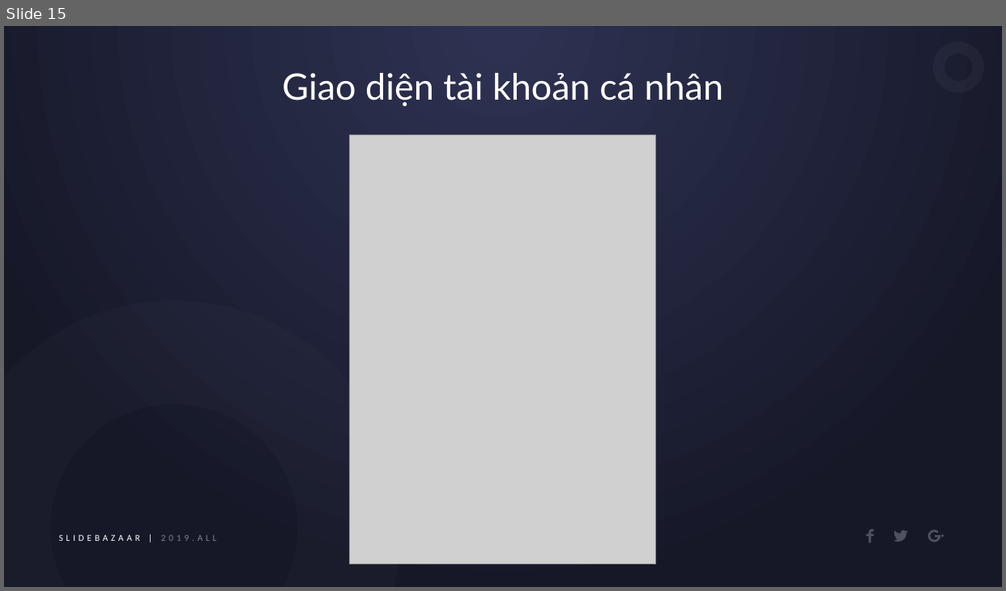
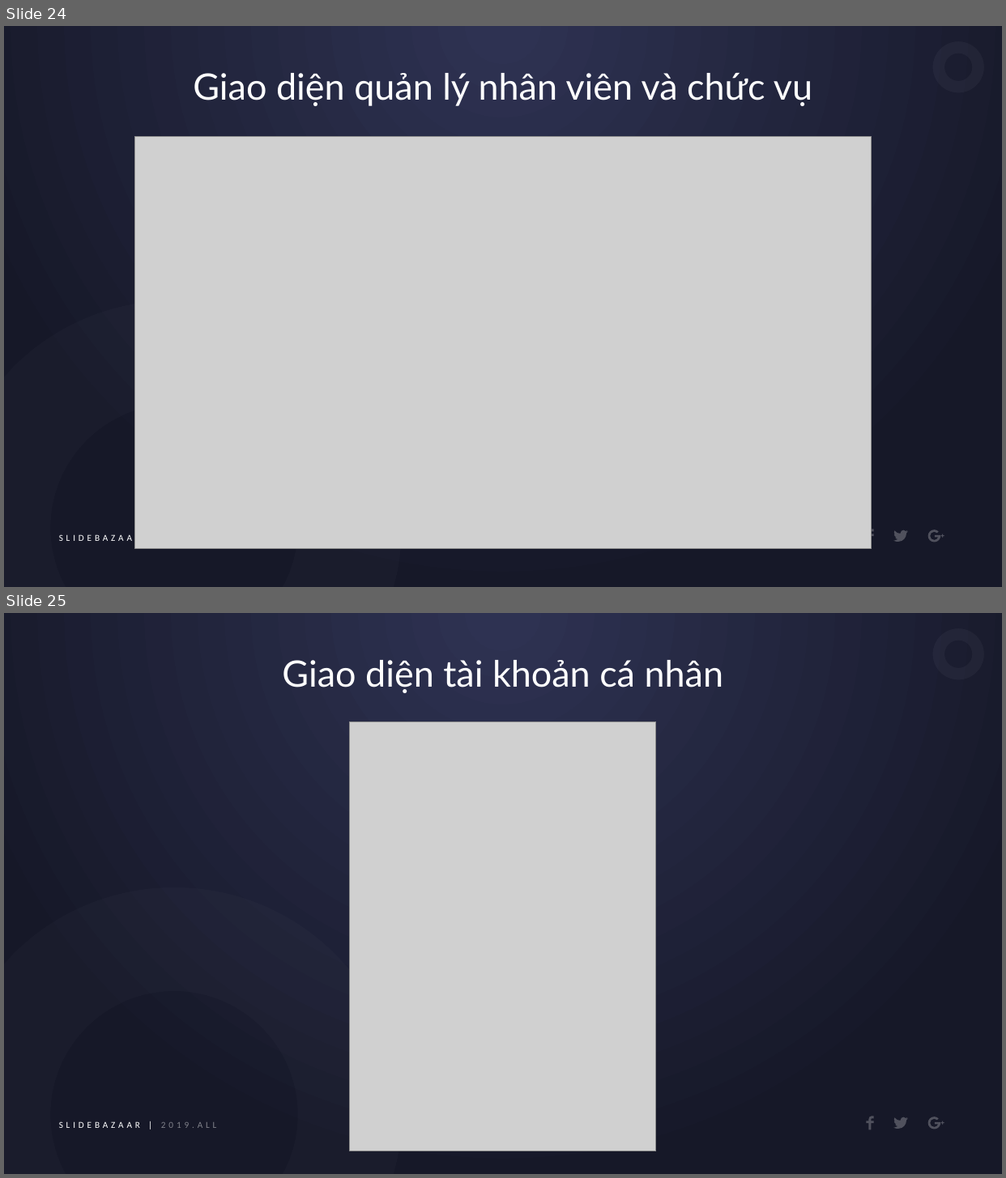
Before and after one commit to H2Q318/HQN-Team, a slide deck: Documents/BaoCao/SlidePBL3.pptx. Shown one above the other, each under a label of ours: slide 15 before the commit, slides 24 and 25 after it. The pictures are 1006x591 and 1006x1178 pixels, drawn with LibreOffice and Linux fonts; fonts in the diff are those of the drawing; grey boxes stand for pictures. Boxes give left, top, right and bottom in pixels: in the first picture for what was removed or moved away, otherwise in the second. Text is boxed around its words. In the diff, an @@ line names an element or a change of style, - is before the commit and + after.

Commit message:
Edit slide

```diff
--- a/Documents/BaoCao/SlidePBL3.pptx
+++ b/Documents/BaoCao/SlidePBL3.pptx
@@ slide 24 added at [4, 26, 1002, 587], background gradient #2E3252 to #161828; not listed: 7 template elements that a slide beside it also shows @@
@@ text added at [193, 73, 812, 106], 35 pt, text #FFFFFF @@
+Giao diện quản lý nhân viên và chức vụ
@@ picture added at [135, 137, 872, 549] @@
@@ what was slide 15 is now slide 25 @@
```
Also in this commit, not shown: 9 other slides added, 13 other files.
